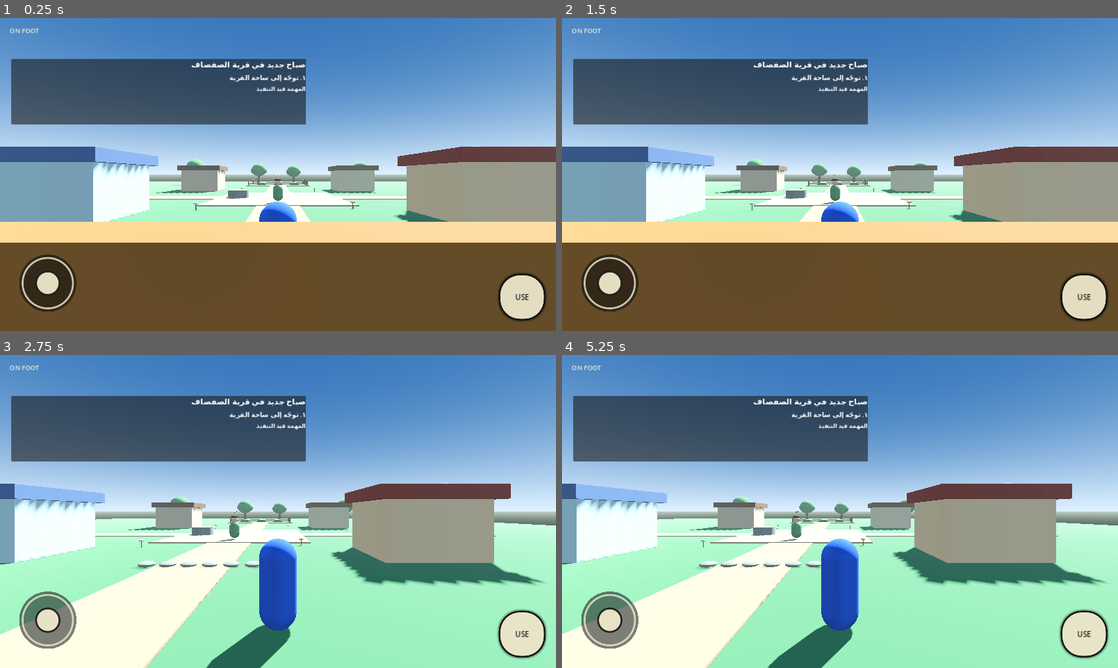
Above: before the commit, frames 1-4 (two rows, left to right).
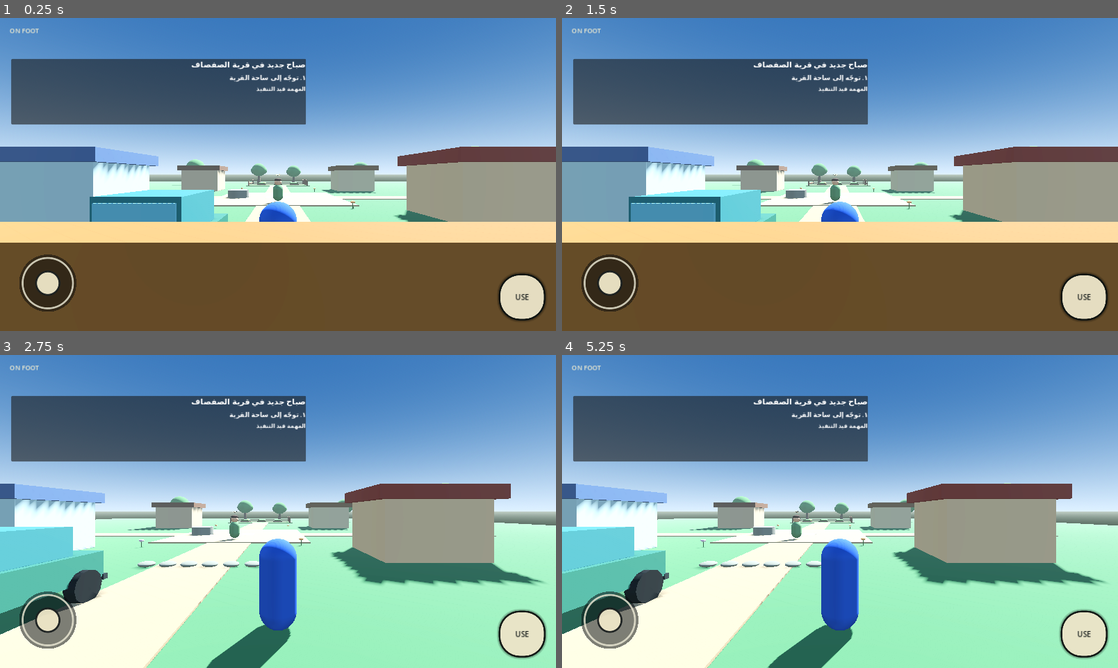
Above: after the commit, the same moments.

Repository: dzdfast-art/GTA-GHIBLI
Game: Godot game, scene res://main.tscn
Same seed, same stepped clock (60 frames per second), same inputs: the game is played once before the commit and once after it.
Inputs (mouse positions are in pixels of both pictures, inside the frame that each line leads up to):
- Up to frame 1 (0.25 s): no input
- Up to frame 2 (1.5 s): click "USE" at 0.5 s; tap Enter at 1.25 s; move the mouse to (962, 158) at 1.27 s; hold Right (ui_right) from 1.28 s (still down); tap E (interact) at 1.35 s; click (962, 158) at 1.42 s
- Up to frame 3 (2.75 s): release Right (ui_right) at 2 s; drag from (166, 527) to (250, 574) at 2.02 s
- Up to frame 4 (5.25 s): tap Space at 2.75 s; move the mouse to (895, 442) at 2.77 s; hold Right (ui_right) 2.78-3.5 s; tap E (interact) at 2.85, 4.35 s; drag from (812, 574) to (673, 464) at 3.52 s; tap Enter at 4.25 s; move the mouse to (1006, 558) at 4.27 s; hold Left (ui_left) 4.28-5 s; drag from (673, 464) to (756, 433) at 5.02 s

The runs differ from the first frame. In frame 1, 2.2% of the frame differs, in the area x 16-41%, y 54-66%; in frame 2, 2.4%; in frame 3, 4.6%, in the area x 0-20%, y 54-90%; in frame 4, 4.6%.

Commit message:
Add first drivable car gameplay prototype

Diff:
--- a/main.gd
+++ b/main.gd
@@ -1,22 +1,20 @@
 extends Node3D
-
-## Main scene bootstrap. Gameplay components live in their own files.
 
 const PLAYER_SCENE: PackedScene = preload("res://scenes/player/player.tscn")
 const VILLAGE_SCENE: PackedScene = preload("res://scenes/world/willow_village.tscn")
+const STARTER_CAR_SCENE: PackedScene = preload("res://scenes/vehicles/starter_car.tscn")
 const MOBILE_CONTROLS_SCRIPT = preload("res://scripts/ui/mobile_controls.gd")
 const MISSION_MANAGER_SCRIPT = preload("res://scripts/missions/mission_manager.gd")
 const AMBIENCE_SCRIPT = preload("res://scripts/audio/nature_ambience.gd")
-
 
 func _ready() -> void:
 	_create_world()
 	_create_village()
 	_create_player()
+	_create_starter_car()
 	_create_mobile_controls()
 	_create_mission_manager()
 	_create_nature_ambience()
-
 
 func _create_world() -> void:
 	var world_environment := WorldEnvironment.new()
@@ -35,7 +33,6 @@
 	environment.fog_light_color = Color(0.70, 0.79, 0.82)
 	environment.fog_density = 0.0025
 	environment.fog_sun_scatter = 0.12
-
 	var sky := Sky.new()
 	var sky_material := ProceduralSkyMaterial.new()
 	sky_material.sky_top_color = Color(0.20, 0.34, 0.52)
@@ -49,7 +46,6 @@
 	environment.glow_strength = 0.35
 	world_environment.environment = environment
 	add_child(world_environment)
-
 	var sun := DirectionalLight3D.new()
 	sun.name = "Sun"
 	sun.rotation_degrees = Vector3(-48.0, -32.0, 0.0)
@@ -60,13 +56,11 @@
 	sun.shadow_bias = 0.06
 	sun.shadow_normal_bias = 1.2
 	add_child(sun)
-
 	var ground := StaticBody3D.new()
 	ground.name = "Ground"
 	ground.collision_layer = 1
 	ground.collision_mask = 1
 	add_child(ground)
-
 	var ground_mesh := MeshInstance3D.new()
 	ground_mesh.name = "GroundVisual"
 	var box_mesh := BoxMesh.new()
@@ -78,7 +72,6 @@
 	grass_material.roughness = 1.0
 	ground_mesh.material_override = grass_material
 	ground.add_child(ground_mesh)
-
 	var ground_collision := CollisionShape3D.new()
 	ground_collision.name = "GroundCollision"
 	var ground_shape := BoxShape3D.new()
@@ -87,12 +80,10 @@
 	ground_collision.position.y = -0.5
 	ground.add_child(ground_collision)
 
-
 func _create_village() -> void:
 	var village: Node3D = VILLAGE_SCENE.instantiate() as Node3D
 	village.name = "WillowVillage"
 	add_child(village)
-
 
 func _create_player() -> void:
 	var player: CharacterBody3D = PLAYER_SCENE.instantiate() as CharacterBody3D
@@ -102,12 +93,16 @@
 	player.rotation.y = PI
 	add_child(player)
 
+func _create_starter_car() -> void:
+	var car: CharacterBody3D = STARTER_CAR_SCENE.instantiate() as CharacterBody3D
+	car.name = "StarterCar"
+	car.position = Vector3(2.4, 0.0, -18.0)
+	add_child(car)
 
 func _create_mobile_controls() -> void:
 	var mobile_controls: CanvasLayer = MOBILE_CONTROLS_SCRIPT.new() as CanvasLayer
 	mobile_controls.name = "MobileControls"
 	add_child(mobile_controls)
-
 
 func _create_mission_manager() -> void:
 	var player := get_node_or_null("Player") as Node3D
@@ -117,7 +112,6 @@
 	add_child(mission_manager)
 	mission_manager.setup(player, mira)
 
-
 func _create_nature_ambience() -> void:
 	var ambience: Node = AMBIENCE_SCRIPT.new()
 	ambience.name = "NatureAmbience"
--- /dev/null
+++ b/scenes/vehicles/starter_car.tscn
@@ -0,0 +1,6 @@
+[gd_scene load_steps=2 format=3]
+
+[ext_resource type="Script" path="res://scripts/vehicles/driveable_car.gd" id="1_car"]
+
+[node name="StarterCar" type="CharacterBody3D"]
+script = ExtResource("1_car")
--- a/scripts/player/player_controller.gd
+++ b/scripts/player/player_controller.gd
@@ -1,62 +1,36 @@
 extends CharacterBody3D
-
-## Mobile-first third-person movement controller.
-## The built-in ui_* actions are also driven by the on-screen buttons.
 
 @export var move_speed: float = 5.0
 @export var acceleration: float = 18.0
 @export var gravity: float = 18.0
 @export var turn_speed: float = 12.0
 
+var is_driving := false
+
 @onready var camera_pivot: Node3D = $CameraPivot
 
-
 func _physics_process(delta: float) -> void:
-	var input_vector: Vector2 = Input.get_vector(
-		"ui_left",
-		"ui_right",
-		"ui_up",
-		"ui_down"
-	)
-
+	if is_driving:
+		velocity = Vector3.ZERO
+		return
+	var input_vector: Vector2 = Input.get_vector("ui_left", "ui_right", "ui_up", "ui_down")
 	var camera_right: Vector3 = camera_pivot.global_basis.x
 	var camera_forward: Vector3 = -camera_pivot.global_basis.z
 	camera_right.y = 0.0
 	camera_forward.y = 0.0
 	camera_right = camera_right.normalized()
 	camera_forward = camera_forward.normalized()
-
-	# The camera defines what "forward" means on both desktop and touch.
-	var move_direction: Vector3 = (
-		camera_right * input_vector.x
-		+ camera_forward * -input_vector.y
-	)
+	var move_direction: Vector3 = camera_right * input_vector.x + camera_forward * -input_vector.y
 	if move_direction.length_squared() > 1.0:
 		move_direction = move_direction.normalized()
-
-	velocity.x = move_toward(
-		velocity.x,
-		move_direction.x * move_speed,
-		acceleration * delta
-	)
-	velocity.z = move_toward(
-		velocity.z,
-		move_direction.z * move_speed,
-		acceleration * delta
-	)
-
+	velocity.x = move_toward(velocity.x, move_direction.x * move_speed, acceleration * delta)
+	velocity.z = move_toward(velocity.z, move_direction.z * move_speed, acceleration * delta)
 	if is_on_floor():
 		if velocity.y < 0.0:
 			velocity.y = 0.0
 	else:
 		velocity.y -= gravity * delta
-
 	if move_direction.length_squared() > 0.001:
 		var target_angle: float = atan2(-move_direction.x, -move_direction.z)
-		rotation.y = lerp_angle(
-			rotation.y,
-			target_angle,
-			clampf(turn_speed * delta, 0.0, 1.0)
-		)
-
+		rotation.y = lerp_angle(rotation.y, target_angle, clampf(turn_speed * delta, 0.0, 1.0))
 	move_and_slide()
--- a/scripts/ui/mobile_controls.gd
+++ b/scripts/ui/mobile_controls.gd
@@ -1,32 +1,31 @@
 extends CanvasLayer
-
-## Mobile-first on-foot HUD. Vehicle and weapon profiles will be enabled
-## only when their gameplay controllers are implemented and tested.
 
 const JOYSTICK_SCRIPT = preload("res://scripts/ui/virtual_joystick.gd")
 const JOYSTICK_SIZE := Vector2(176.0, 176.0)
 
 var _active_actions: Array[StringName] = []
-
+var _mode_label: Label
+var _context_button: Button
+var _brake_button: Button
 
 func _ready() -> void:
+	if not InputMap.has_action("vehicle_brake"):
+		InputMap.add_action("vehicle_brake")
 	_build_hud()
-
 
 func _build_hud() -> void:
 	var root := Control.new()
 	root.name = "HUD"
+	root.add_to_group("mobile_hud")
 	root.set_anchors_and_offsets_preset(Control.PRESET_FULL_RECT)
 	root.mouse_filter = Control.MOUSE_FILTER_IGNORE
 	add_child(root)
-
-	var mode_label := Label.new()
-	mode_label.text = "ON FOOT"
-	mode_label.position = Vector2(22.0, 18.0)
-	mode_label.add_theme_font_size_override("font_size", 15)
-	mode_label.add_theme_color_override("font_color", Color(1.0, 0.96, 0.82, 0.92))
-	root.add_child(mode_label)
-
+	_mode_label = Label.new()
+	_mode_label.text = "ON FOOT"
+	_mode_label.position = Vector2(22.0, 18.0)
+	_mode_label.add_theme_font_size_override("font_size", 15)
+	_mode_label.add_theme_color_override("font_color", Color(1.0, 0.96, 0.82, 0.92))
+	root.add_child(_mode_label)
 	var joystick := JOYSTICK_SCRIPT.new() as Control
 	joystick.name = "MovementJoystick"
 	joystick.anchor_left = 0.0
@@ -39,29 +38,48 @@
 	joystick.offset_bottom = -22.0
 	joystick.vector_changed.connect(_on_joystick_vector_changed)
 	root.add_child(joystick)
+	_context_button = _make_action_button("USE", Vector2(104.0, 104.0))
+	_context_button.name = "ContextAction"
+	_context_button.anchor_left = 1.0
+	_context_button.anchor_top = 1.0
+	_context_button.anchor_right = 1.0
+	_context_button.anchor_bottom = 1.0
+	_context_button.offset_left = -132.0
+	_context_button.offset_top = -132.0
+	_context_button.offset_right = -24.0
+	_context_button.offset_bottom = -24.0
+	_context_button.button_down.connect(_press_action.bind(&"interact"))
+	_context_button.button_up.connect(_release_action.bind(&"interact"))
+	_context_button.tree_exiting.connect(_release_action.bind(&"interact"))
+	root.add_child(_context_button)
+	_brake_button = _make_action_button("BRAKE", Vector2(88.0, 88.0))
+	_brake_button.name = "VehicleBrake"
+	_brake_button.anchor_left = 1.0
+	_brake_button.anchor_top = 1.0
+	_brake_button.anchor_right = 1.0
+	_brake_button.anchor_bottom = 1.0
+	_brake_button.offset_left = -236.0
+	_brake_button.offset_top = -120.0
+	_brake_button.offset_right = -144.0
+	_brake_button.offset_bottom = -28.0
+	_brake_button.visible = false
+	_brake_button.button_down.connect(_press_action.bind(&"vehicle_brake"))
+	_brake_button.button_up.connect(_release_action.bind(&"vehicle_brake"))
+	_brake_button.tree_exiting.connect(_release_action.bind(&"vehicle_brake"))
+	root.add_child(_brake_button)
 
-	var interact_button := _make_action_button("USE", Vector2(104.0, 104.0))
-	interact_button.name = "ContextAction"
-	interact_button.anchor_left = 1.0
-	interact_button.anchor_top = 1.0
-	interact_button.anchor_right = 1.0
-	interact_button.anchor_bottom = 1.0
-	interact_button.offset_left = -132.0
-	interact_button.offset_top = -132.0
-	interact_button.offset_right = -24.0
-	interact_button.offset_bottom = -24.0
-	interact_button.button_down.connect(_press_action.bind(&"interact"))
-	interact_button.button_up.connect(_release_action.bind(&"interact"))
-	interact_button.tree_exiting.connect(_release_action.bind(&"interact"))
-	root.add_child(interact_button)
-
+func set_vehicle_mode(active: bool) -> void:
+	if _mode_label == null:
+		return
+	_mode_label.text = "DRIVING" if active else "ON FOOT"
+	_context_button.text = "EXIT" if active else "USE"
+	_brake_button.visible = active
 
 func _on_joystick_vector_changed(value: Vector2) -> void:
 	_set_action(&"ui_left", value.x < -0.12)
 	_set_action(&"ui_right", value.x > 0.12)
 	_set_action(&"ui_up", value.y < -0.12)
 	_set_action(&"ui_down", value.y > 0.12)
-
 
 func _set_action(action: StringName, pressed: bool) -> void:
 	if pressed:
@@ -72,14 +90,11 @@
 		_active_actions.erase(action)
 		Input.action_release(action)
 
-
 func _press_action(action: StringName) -> void:
 	_set_action(action, true)
 
-
 func _release_action(action: StringName) -> void:
 	_set_action(action, false)
-
 
 func _make_action_button(caption: String, button_size: Vector2) -> Button:
 	var button := Button.new()
@@ -95,7 +110,6 @@
 	button.add_theme_stylebox_override("focus", _button_style(Color(0.94, 0.91, 0.80, 0.94)))
 	return button
 
-
 func _button_style(fill_color: Color) -> StyleBoxFlat:
 	var style := StyleBoxFlat.new()
 	style.bg_color = fill_color
@@ -106,7 +120,6 @@
 	style.shadow_size = 5
 	return style
 
-
 func _exit_tree() -> void:
 	for action in _active_actions:
 		Input.action_release(action)
--- /dev/null
+++ b/scripts/vehicles/driveable_car.gd
@@ -0,0 +1,171 @@
+extends CharacterBody3D
+
+@export var max_forward_speed := 12.0
+@export var max_reverse_speed := 4.5
+@export var acceleration := 8.0
+@export var braking_force := 16.0
+@export var steering_rate := 1.65
+@export var gravity := 18.0
+
+var driver: CharacterBody3D
+var _speed := 0.0
+var _saved_collision_layer := 1
+var _saved_collision_mask := 1
+
+func _ready() -> void:
+	add_to_group("vehicles")
+	collision_layer = 1
+	collision_mask = 1
+	_build_vehicle_visuals()
+	_build_interaction_area()
+	if not InputMap.has_action("vehicle_brake"):
+		InputMap.add_action("vehicle_brake")
+
+func _physics_process(delta: float) -> void:
+	if driver == null or not is_instance_valid(driver):
+		return
+	var input_vector := Input.get_vector("ui_left", "ui_right", "ui_up", "ui_down")
+	var throttle := -input_vector.y
+	var target_speed := throttle * (max_forward_speed if throttle >= 0.0 else max_reverse_speed)
+	if Input.is_action_pressed("vehicle_brake"):
+		_speed = move_toward(_speed, 0.0, braking_force * delta)
+	else:
+		_speed = move_toward(_speed, target_speed, acceleration * delta)
+	if absf(_speed) > 0.15:
+		var steering_strength := clampf(absf(_speed) / 3.0, 0.25, 1.0)
+		rotation.y -= input_vector.x * steering_rate * steering_strength * delta
+	var forward := -global_basis.z
+	velocity.x = forward.x * _speed
+	velocity.z = forward.z * _speed
+	if is_on_floor():
+		velocity.y = 0.0
+	else:
+		velocity.y -= gravity * delta
+	move_and_slide()
+	_sync_driver_pose()
+
+func interact() -> void:
+	if driver != null and is_instance_valid(driver):
+		_exit_vehicle()
+		return
+	var player := _find_player()
+	if player != null:
+		_enter_vehicle(player)
+
+func _enter_vehicle(player: CharacterBody3D) -> void:
+	if driver != null:
+		return
+	driver = player
+	_saved_collision_layer = player.collision_layer
+	_saved_collision_mask = player.collision_mask
+	player.collision_layer = 0
+	player.collision_mask = 0
+	player.set("is_driving", true)
+	var player_visual := player.get_node_or_null("Visual") as Node3D
+	if player_visual != null:
+		player_visual.visible = false
+	player.global_position = global_position + Vector3.UP
+	player.rotation.y = rotation.y
+	_speed = 0.0
+	_set_hud_vehicle_mode(true)
+
+func _exit_vehicle() -> void:
+	if driver == null or not is_instance_valid(driver):
+		driver = null
+		return
+	var player := driver
+	player.global_position = global_position + global_basis.x * 1.8 + Vector3.UP * 0.12
+	player.rotation.y = rotation.y
+	player.collision_layer = _saved_collision_layer
+	player.collision_mask = _saved_collision_mask
+	player.set("is_driving", false)
+	var player_visual := player.get_node_or_null("Visual") as Node3D
+	if player_visual != null:
+		player_visual.visible = true
+	driver = null
+	_speed = 0.0
+	velocity.x = 0.0
+	velocity.z = 0.0
+	_set_hud_vehicle_mode(false)
+
+func _sync_driver_pose() -> void:
+	if driver == null or not is_instance_valid(driver):
+		return
+	driver.global_position = global_position + Vector3.UP
+	driver.rotation.y = rotation.y
+
+func _find_player() -> CharacterBody3D:
+	for candidate in get_tree().get_nodes_in_group("player"):
+		if candidate is CharacterBody3D and candidate.get("is_driving") == false:
+			return candidate as CharacterBody3D
+	return null
+
+func _set_hud_vehicle_mode(active: bool) -> void:
+	var hud := get_tree().get_first_node_in_group("mobile_hud")
+	if hud != null and hud.has_method("set_vehicle_mode"):
+		hud.call("set_vehicle_mode", active)
+
+func _build_vehicle_visuals() -> void:
+	_add_box("LowerBody", Vector3(1.9, 0.72, 3.9), Vector3(0.0, 0.86, 0.0), Color(0.22, 0.43, 0.35))
+	_add_box("Cabin", Vector3(1.55, 0.78, 1.9), Vector3(0.0, 1.58, 0.22), Color(0.25, 0.48, 0.48))
+	_add_box("FrontGlass", Vector3(1.38, 0.48, 0.06), Vector3(0.0, 1.63, -0.76), Color(0.48, 0.70, 0.75))
+	_add_box("RearGlass", Vector3(1.35, 0.42, 0.06), Vector3(0.0, 1.62, 1.19), Color(0.42, 0.64, 0.70))
+	_add_box("FrontBumper", Vector3(1.95, 0.16, 0.16), Vector3(0.0, 0.48, -1.98), Color(0.16, 0.18, 0.17))
+	_add_box("RearBumper", Vector3(1.95, 0.16, 0.16), Vector3(0.0, 0.48, 1.98), Color(0.16, 0.18, 0.17))
+	_add_box("LeftHeadlight", Vector3(0.38, 0.22, 0.08), Vector3(-0.62, 0.91, -1.98), Color(1.0, 0.91, 0.66))
+	_add_box("RightHeadlight", Vector3(0.38, 0.22, 0.08), Vector3(0.62, 0.91, -1.98), Color(1.0, 0.91, 0.66))
+	_add_wheel("FrontLeftWheel", Vector3(-0.98, 0.43, -1.25))
+	_add_wheel("FrontRightWheel", Vector3(0.98, 0.43, -1.25))
+	_add_wheel("RearLeftWheel", Vector3(-0.98, 0.43, 1.25))
+	_add_wheel("RearRightWheel", Vector3(0.98, 0.43, 1.25))
+	var shape := BoxShape3D.new()
+	shape.size = Vector3(1.85, 0.82, 3.85)
+	var collision := CollisionShape3D.new()
+	collision.name = "VehicleCollision"
+	collision.shape = shape
+	collision.position.y = 0.86
+	add_child(collision)
+
+func _add_box(node_name: String, dimensions: Vector3, local_position: Vector3, tint: Color) -> void:
+	var visual := MeshInstance3D.new()
+	visual.name = node_name
+	var mesh := BoxMesh.new()
+	mesh.size = dimensions
+	visual.mesh = mesh
+	visual.position = local_position
+	var material := StandardMaterial3D.new()
+	material.albedo_color = tint
+	material.roughness = 0.72
+	visual.material_override = material
+	add_child(visual)
+
+func _add_wheel(node_name: String, local_position: Vector3) -> void:
+	var wheel := MeshInstance3D.new()
+	wheel.name = node_name
+	var mesh := CylinderMesh.new()
+	mesh.top_radius = 0.42
+	mesh.bottom_radius = 0.42
+	mesh.height = 0.28
+	mesh.radial_segments = 12
+	wheel.mesh = mesh
+	wheel.position = local_position
+	wheel.rotation.z = PI * 0.5
+	var material := StandardMaterial3D.new()
+	material.albedo_color = Color(0.075, 0.08, 0.075)
+	material.roughness = 1.0
+	wheel.material_override = material
+	add_child(wheel)
+
+func _build_interaction_area() -> void:
+	var area := Area3D.new()
+	area.name = "InteractionArea"
+	area.collision_layer = 2
+	area.collision_mask = 0
+	area.add_to_group("interaction_areas")
+	add_child(area)
+	var collision := CollisionShape3D.new()
+	var sphere := SphereShape3D.new()
+	sphere.radius = 2.8
+	collision.shape = sphere
+	collision.position.y = 0.9
+	area.add_child(collision)
--- /dev/null
+++ b/tests/vehicle_controller_test.gd
@@ -0,0 +1,52 @@
+extends SceneTree
+
+const PLAYER_SCENE: PackedScene = preload("res://scenes/player/player.tscn")
+const CAR_SCENE: PackedScene = preload("res://scenes/vehicles/starter_car.tscn")
+
+func _initialize() -> void:
+	call_deferred("_run_test")
+
+func _run_test() -> void:
+	var ground := StaticBody3D.new()
+	var ground_shape := BoxShape3D.new()
+	ground_shape.size = Vector3(100.0, 1.0, 100.0)
+	var ground_collision := CollisionShape3D.new()
+	ground_collision.shape = ground_shape
+	ground_collision.position.y = -0.5
+	ground.add_child(ground_collision)
+	root.add_child(ground)
+	var player := PLAYER_SCENE.instantiate() as CharacterBody3D
+	player.name = "Player"
+	player.add_to_group("player")
+	player.position = Vector3(0.0, 0.95, 0.0)
+	root.add_child(player)
+	var car := CAR_SCENE.instantiate() as CharacterBody3D
+	car.position = Vector3(2.4, 0.0, 0.0)
+	root.add_child(car)
+	for _frame in range(3):
+		await physics_frame
+	car.call("interact")
+	if car.get("driver") != player or not bool(player.get("is_driving")):
+		_fail("The player could not enter the vehicle.")
+		return
+	var start_z := car.global_position.z
+	Input.action_press("ui_up")
+	for _frame in range(30):
+		await physics_frame
+	Input.action_release("ui_up")
+	if car.global_position.z >= start_z - 0.5:
+		_fail("Forward input did not move the vehicle.")
+		return
+	car.call("interact")
+	if car.get("driver") != null or bool(player.get("is_driving")):
+		_fail("The player could not exit the vehicle.")
+		return
+	if not bool(player.get_node("Visual").visible):
+		_fail("The player visual was not restored after exiting.")
+		return
+	print("PASS: player enters, drives forward, and exits the starter car.")
+	quit(0)
+
+func _fail(message: String) -> void:
+	push_error("FAIL: " + message)
+	quit(1)
Not shown, added: docs/FIRST_VEHICLE_MILESTONE.md
